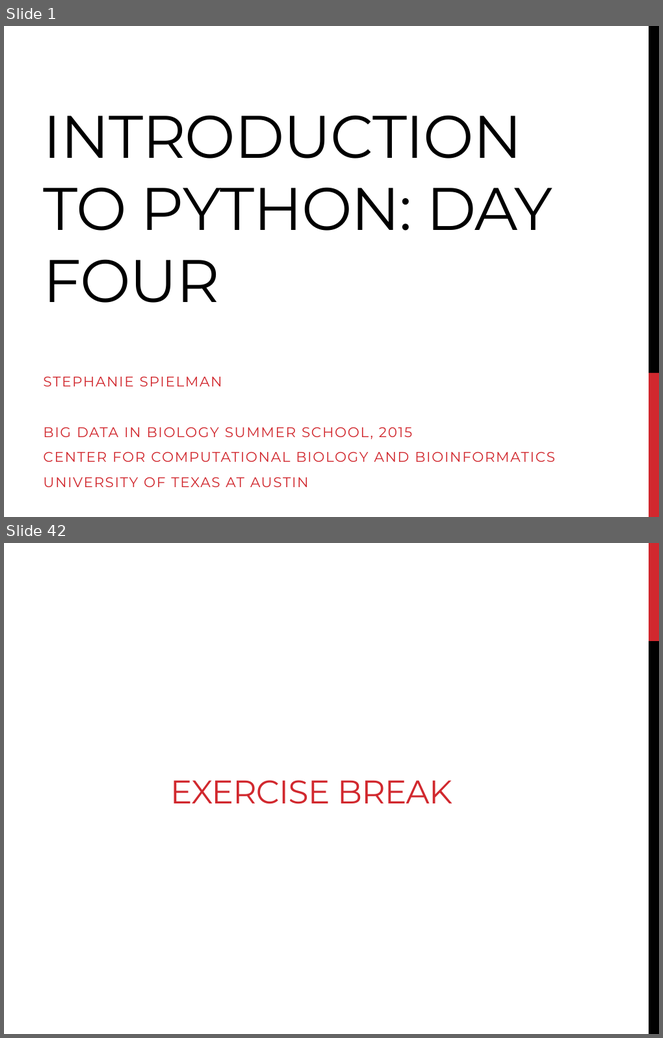
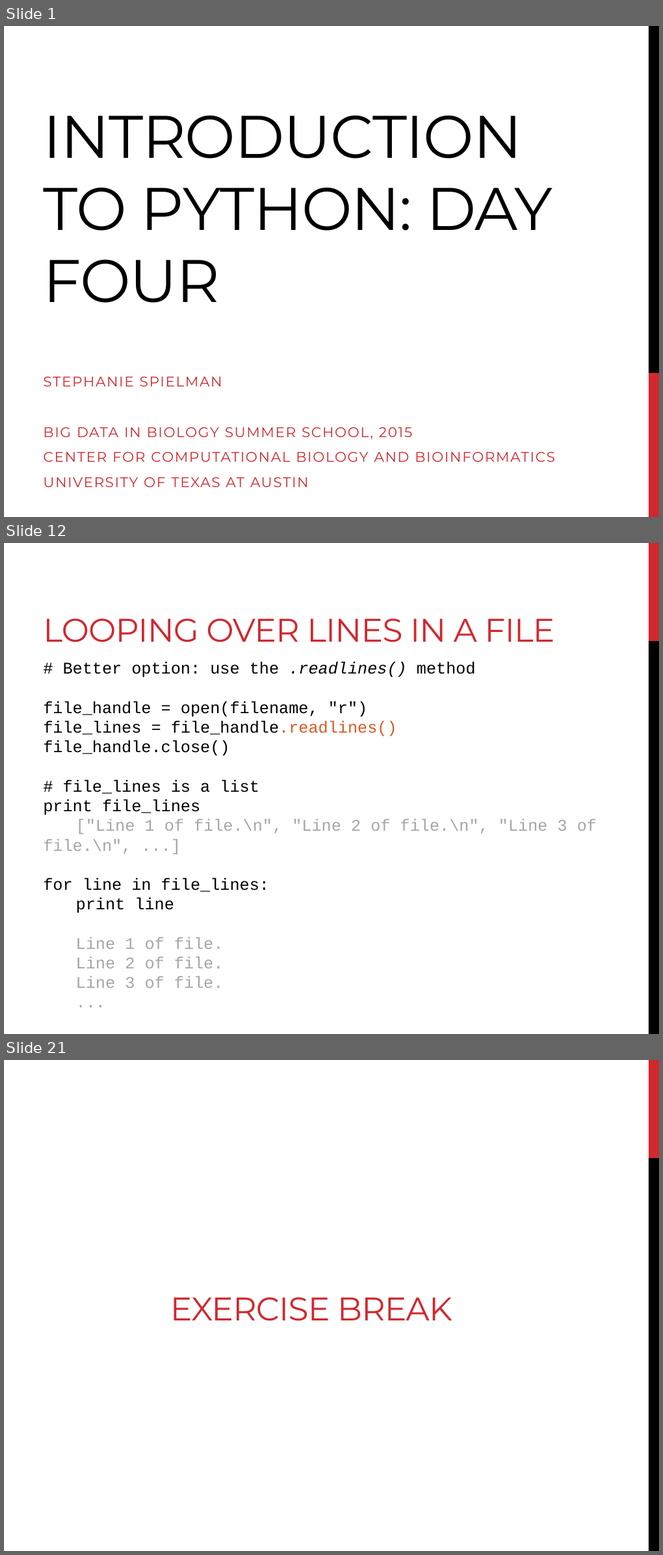
Before and after one commit to BjornFJohansson/ccbb_bigdata2015_python, a slide deck: slides/slides_day4.pptx. Shown one above the other, each under a label of ours: slides 1 and 42 before the commit, slides 1, 12 and 21 after it; the slides between them are not shown. The pictures are 663x1038 and 663x1555 pixels, drawn with LibreOffice and Linux fonts; fonts in the diff are those of the drawing. Boxes give left, top, right and bottom in pixels: in the first picture for what was removed or moved away, otherwise in the second. Text is boxed around its words. In the diff, an @@ line names an element or a change of style, - is before the commit and + after.

```diff
--- a/slides/slides_day4.pptx
+++ b/slides/slides_day4.pptx
@@ slide 12 added at bbox=[4, 543, 659, 1034], background #FFFFFF; not listed: 2 template elements that a slide beside it also shows @@
@@ title added at bbox=[43, 618, 555, 642], 36 pt, text #D1282E @@
+LOOPING OVER LINES IN A FILE
@@ text added at bbox=[43, 662, 597, 988], 18 pt, text #000000 @@
+# Better option: use the .readlines() method
+file_handle = open(filename, "r")
+file_lines = file_handle.readlines()
+file_handle.close()
+# file_lines is a list
+print file_lines
+["Line 1 of file.\n", "Line 2 of file.\n", "Line 3 of file.\n", ...]
+for line in file_lines:
+print line
+Line 1 of file.
+Line 2 of file.
+Line 3 of file.
+...
@@ what was slide 42 is now slide 21 @@
```
Also in this commit, not shown: 1 slide changed, 24 other slides added, 27 other files.
